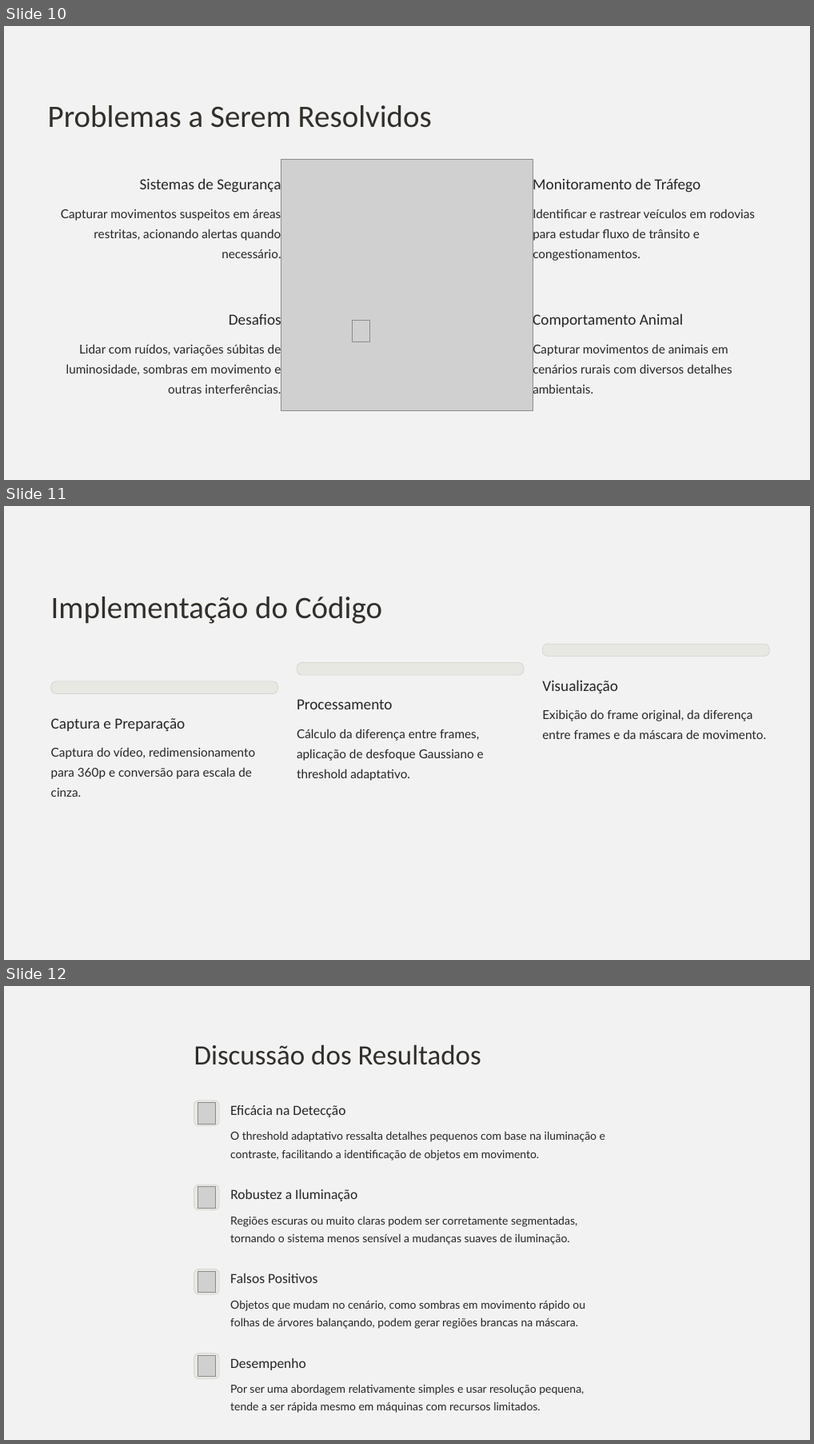
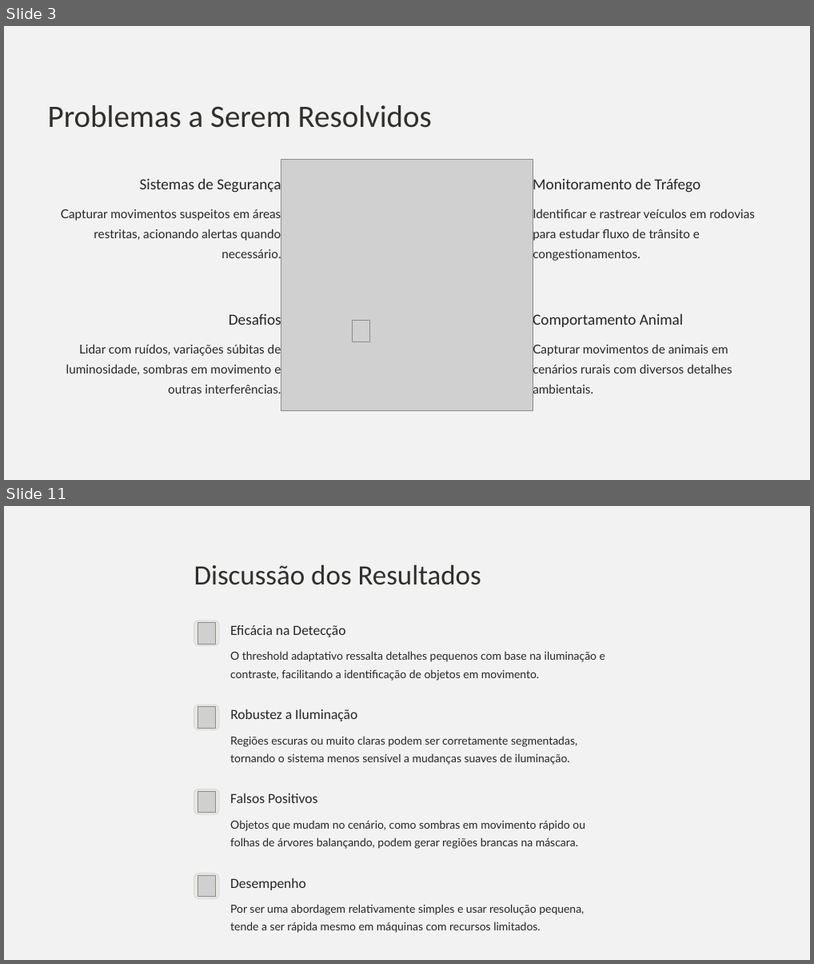
Before and after one commit to SOLDATO2/ProjetoAula5, a slide deck: Apresentacao_.pptx. Shown one above the other, each under a label of ours: slides 10, 11 and 12 before the commit, slides 3 and 11 after it; the slides between them are not shown. The pictures are 814x1444 and 814x964 pixels, drawn with LibreOffice and Linux fonts; fonts in the diff are those of the drawing; grey boxes stand for pictures; background and template pictures are left out. Boxes give left, top, right and bottom in pixels: in the first picture for what was removed or moved away, otherwise in the second. Text is boxed around its words. In the diff, an @@ line names an element or a change of style, - is before the commit and + after.

```diff
--- a/Apresentacao_.pptx
+++ b/Apresentacao_.pptx
@@ slide 11 removed at box(4, 506, 810, 960), background picture (left out); not listed: 1 template element that a slide beside it also shows @@
@@ text removed at box(51, 596, 382, 624) @@
-Implementação do Código
@@ rounded rectangle removed at box(542, 644, 770, 656) @@
@@ rounded rectangle removed at box(297, 662, 524, 675) @@
@@ rounded rectangle removed at box(51, 681, 278, 694) @@
@@ text removed at box(542, 680, 618, 694) @@
-Visualização
@@ text removed at box(51, 718, 185, 732) @@
-Captura e Preparação
@@ text removed at box(297, 699, 393, 709) @@
-Processamento
@@ text removed at box(542, 709, 766, 739) @@
-Exibição do frame original, da diferença entre frames e da máscara de movimento.
@@ text removed at box(297, 728, 484, 780) @@
-Cálculo da diferença entre frames, aplicação de desfoque Gaussiano e threshold adaptativo.
@@ text removed at box(51, 747, 255, 796) @@
-Captura do vídeo, redimensionamento para 360p e conversão para escala de cinza.
@@ what was slide 10 is now slide 3 @@
@@ what was slide 12 is now slide 11 @@
```
